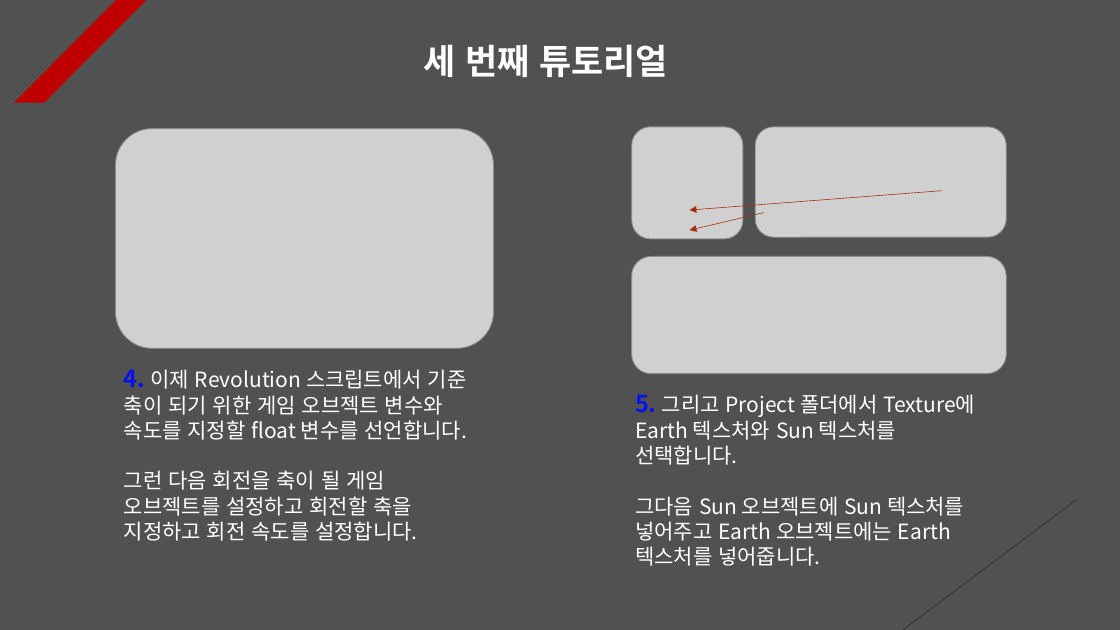
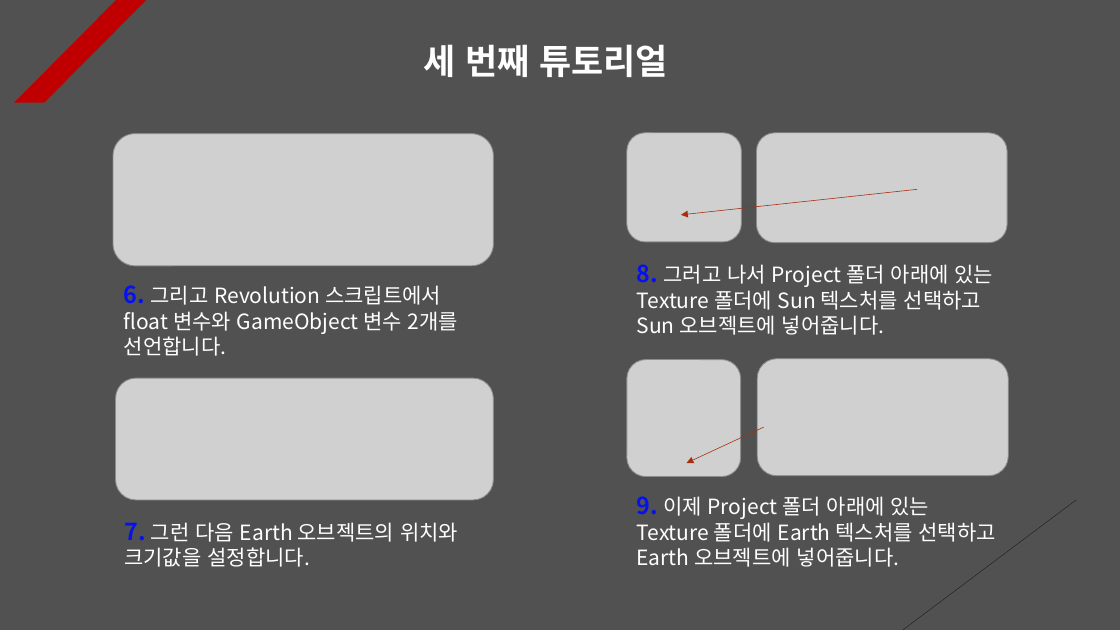
Before and after one commit to Unity2033/3D-UnityEngine, a slide deck: slide 4 of Assets/Class/Rotation/PPT Data/Rotation Example.pptx. Drawn at 1120x630 pixels with LibreOffice and Linux fonts; fonts in the diff are those of the drawing; grey boxes stand for pictures. Boxes give left, top, right and bottom in pixels: in the first picture for what was removed or moved away, otherwise in the second. Text is boxed around its words. In the diff, an @@ line names an element or a change of style, - is before the commit and + after.

```diff
--- a/Assets/Class/Rotation/PPT Data/Rotation Example.pptx
+++ b/Assets/Class/Rotation/PPT Data/Rotation Example.pptx
@@ picture: place and size @@
-picture at <box>116,129,494,349</box>
+picture at <box>113,134,494,266</box>
@@ picture: place and size @@
-picture at <box>632,127,743,239</box>
+picture at <box>627,133,741,242</box>
@@ picture: place and size @@
-picture at <box>755,127,1007,237</box>
+picture at <box>757,133,1007,243</box>
@@ arrow moved from (942, 191) - (690, 210) to (918, 189) - (681, 215) @@
@@ picture removed at <box>632,256,1007,374</box> @@
@@ text at <box>637,264,994,335</box>: text changed @@
-5. 그리고 Project 폴더에서 Texture에 Earth 텍스처와 Sun 텍스처를 선택합니다.
-그다음 Sun 오브젝트에 Sun 텍스처를 넣어주고 Earth 오브젝트에는 Earth 텍스처를 넣어줍니다.
+8. 그러고 나서 Project 폴더 아래에 있는 Texture 폴더에 Sun 텍스처를 선택하고 Sun 오브젝트에 넣어줍니다.
@@ text at <box>124,285,458,356</box>: text changed @@
-4. 이제 Revolution 스크립트에서 기준 축이 되기 위한 게임 오브젝트 변수와 속도를 지정할 float 변수를 선언합니다.
-그런 다음 회전을 축이 될 게임 오브젝트를 설정하고 회전할 축을 지정하고 회전 속도를 설정합니다.
+6. 그리고 Revolution 스크립트에서 float 변수와 GameObject 변수 2개를 선언합니다.
@@ picture added at <box>758,359,1009,476</box> @@
@@ picture added at <box>116,378,494,500</box> @@
@@ picture added at <box>627,360,740,476</box> @@
@@ arrow moved from (764, 213) - (690, 230) to (764, 428) - (686, 463) @@
@@ text added at <box>637,496,996,567</box>, 18 pt, text #FFFFFF @@
+9. 이제 Project 폴더 아래에 있는 Texture 폴더에 Earth 텍스처를 선택하고 Earth 오브젝트에 넣어줍니다.
@@ text added at <box>124,522,458,567</box>, 18 pt, text #FFFFFF @@
+7. 그런 다음 Earth 오브젝트의 위치와 크기값을 설정합니다.
```
Also in this commit, not shown: 10 other slides changed, 1 slide added, 1 slide removed, 14 other files.
